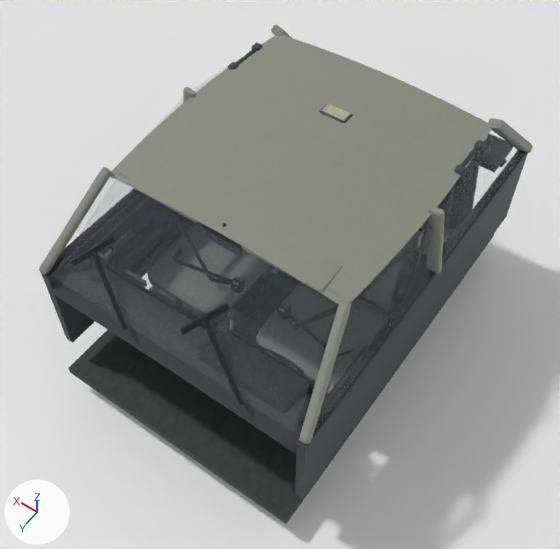
The Blender file art/temple/intro/santana_interior.blend, before and after one commit.
One viewpoint serves both versions: a camera (50 mm lens) standing at (-1.59, 2.37, 4.11) and looking at (-0.03, 0.18, 0.66). Every picture has the same lights, and +X, +Y and +Z are marked at lower left. The first picture is the older version.

Before the edit, the objects in view are built like this:
```python
me_held_wiper_pose_001 = bpy.data.meshes.new('Held wiper pose.001')
me_held_wiper_pose_001.from_pydata(...)  # 96 vertices, 24 faces; spans x -0.479..0.677, y 0.812..1.106, z 0.983..1.232
me_held_wiper_pose_001.materials.append(mat_santana_exterior)  # picture img_santana_exterior
me_sedan_interior = bpy.data.meshes.new('sedan_interior')
me_sedan_interior.from_pydata(...)  # 4715 vertices, 4086 faces; spans x -0.84..0.84, y -1.23..1.17, z 0.17..1.45
me_sedan_interior.materials.append(mat_santana_cabin)  # picture img_santana_cabin
me_six_glazing_planes_001 = bpy.data.meshes.new('Six glazing planes.001')
me_six_glazing_planes_001.from_pydata(...)  # 24 vertices, 6 faces; spans x -0.82..0.82, y -1.18..1.08, z 1.01..1.41
me_six_glazing_planes_001.materials.append(mat_preview___lightly_tinted_glass_001)  # greyish cyan #738489
me_studio_ground_001 = bpy.data.meshes.new('Studio ground.001')
me_studio_ground_001.from_pydata(...)  # 4 vertices, 1 face; spans x -200.0..200.0, y -200.0..200.0, z 0.0
me_studio_ground_001.materials.append(mat_studio_matte_001)  # white #e7e7e7
ob_glass___game_uses_animated_rain_shader_001 = bpy.data.objects.new('Glass / game uses animated rain shader.001', me_six_glazing_planes_001)
ob_glass___game_uses_animated_rain_shader_001.location = (0.0, 0.0, 0.0)
ob_sedan_interior_001 = bpy.data.objects.new('sedan_interior.001', me_sedan_interior)
ob_sedan_interior_001.location = (0.0, 0.0, 0.0)
ob_studio_ground___not_part_of_asset_001 = bpy.data.objects.new('Studio ground / not part of asset.001', me_studio_ground_001)
ob_studio_ground___not_part_of_asset_001.location = (0.0, 0.0, 0.0)
ob_wipers___preview_pose_only_001 = bpy.data.objects.new('Wipers / preview pose only.001', me_held_wiper_pose_001)
ob_wipers___preview_pose_only_001.location = (0.0, 0.0, 0.0)
```
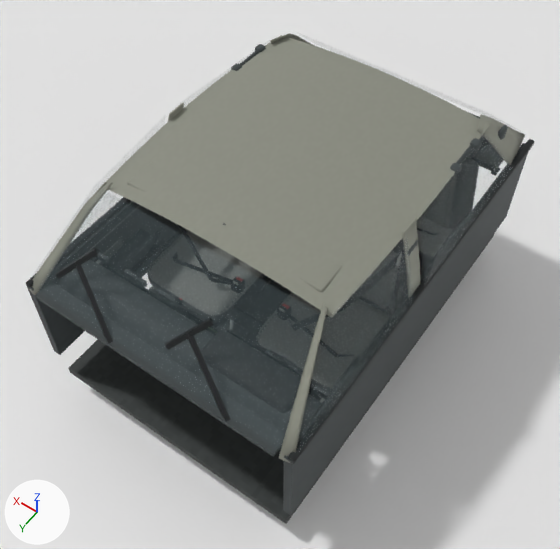
Changed parts and their boxes [x1, y1, x2, y2] in the pictures (560 x 549 px; the box of a moved part takes in the faces that stretch with it):
'sedan_interior.001', reshaped
    before: [39, 25, 533, 524]
    after: [26, 33, 534, 524]
'Glass / game uses animated rain shader.001', reshaped (12% taller)
    before: [52, 55, 524, 433]
    after: [30, 31, 521, 455]
'Wipers / preview pose only.001', moved, rescaled
    before: [71, 235, 244, 406]
    after: [56, 248, 230, 422]
part 1 of me_sedan_interior, added
    after: [106, 35, 490, 316]
part 2 of me_sedan_interior, moved or reshaped
    before: [306, 151, 527, 446]
    after: [288, 139, 534, 464]
part 3 of me_sedan_interior, moved or reshaped
    before: [45, 238, 77, 275]
    after: [26, 197, 131, 287]
part 4 of me_sedan_interior, added
    after: [35, 291, 285, 457]
part 5 of me_sedan_interior, rebuilt (12% taller)
    before: [299, 301, 351, 444]
    after: [279, 302, 328, 463]
part 6 of me_sedan_interior, rebuilt
    before: [271, 25, 292, 38]
    after: [270, 33, 315, 46]
part 7 of me_sedan_interior, rebuilt (7% wider, 42% taller)
    before: [488, 118, 533, 153]
    after: [477, 114, 525, 164]
part 8 of me_sedan_interior, rebuilt (16% wider)
    before: [39, 167, 112, 275]
    after: [28, 182, 113, 295]
part 9 of me_sedan_interior, rebuilt (mostly hidden)
    before: [76, 309, 94, 330]
    after: [81, 204, 175, 332]
part 10 of me_sedan_interior, added
    after: [402, 216, 420, 293]
part 11 of me_sedan_interior, added (mostly hidden)
    after: [168, 103, 184, 121]
part 12 of me_sedan_interior, built on
    before: [41, 35, 528, 499]
    after: [27, 50, 528, 514]

The change, as a list of edits to the scene's bpy script:
```text
Change me_sedan_interior:
    remove me_sedan_interior.from_pydata(...)  # 4715 vertices, 4086 faces; spans x -0.84..0.84, y -1.23..1.17, z 0.17..1.45
    add me_sedan_interior.from_pydata(...)  # 4755 vertices, 4132 faces; spans x -0.82..0.82, y -1.3..1.21, z 0.17..1.45
    me_sedan_interior part 1: the loose piece of 121 vertices spanning x -0.73..0.73, y -0.81..0.63, z 1.39..1.44 is copied, and the copy is scaled about its middle by (0.96, 1.05, 1.22), then moved by (0.0, 0.04, 0.0); it spans x -0.7..0.7, y -0.81..0.7, z 1.38..1.45
    me_sedan_interior part 2: the loose piece of 32 vertices spanning x -0.82..-0.78, y -1.16..1.09, z 0.98..1.02 is scaled about its middle by (1, 1.09, 1)
    me_sedan_interior part 3: the loose piece of 32 vertices spanning x 0.78..0.82, y -1.16..1.09, z 0.98..1.02 is scaled about its middle by (1, 1.09, 1)
    me_sedan_interior part 4: a new loose piece, a box spanning x -0.73..0.73, y 1.099..1.209, z 0.979..1.003, in mat_santana_cabin (picture img_santana_cabin)
    me_sedan_interior part 5: the loose piece of 32 vertices spanning x -0.83..-0.67, y 0.61..1.1, z 0.99..1.44 is rebuilt with 40 vertices and now spans x -0.82..-0.61, y 0.67..1.2, z 0.97..1.42
    me_sedan_interior part 6: the loose piece of 32 vertices spanning x 0.66..0.84, y -1.2..-0.79, z 0.99..1.43 is rebuilt with 40 vertices and now spans x 0.61..0.8, y -1.3..-0.68, z 0.99..1.43
    me_sedan_interior part 7: the loose piece of 32 vertices spanning x -0.84..-0.66, y -1.2..-0.79, z 0.99..1.43 is rebuilt with 40 vertices and now spans x -0.8..-0.61, y -1.3..-0.68, z 0.99..1.43
    me_sedan_interior part 8: the loose piece of 32 vertices spanning x 0.67..0.83, y 0.61..1.1, z 0.99..1.44 is rebuilt with 40 vertices and now spans x 0.61..0.82, y 0.67..1.2, z 0.97..1.42
    me_sedan_interior part 9: the loose piece of 4 vertices spanning x 0.76, y 0.02..1.0, z 0.4..0.97 is rebuilt with 4 vertices and now spans x 0.76, y 0.18..1.01, z 0.4..0.97
    me_sedan_interior part 10: a new loose piece of 32 vertices spanning x -0.8..-0.69, y 0.04..0.16, z 0.98..1.44, in mat_santana_cabin (picture img_santana_cabin)
    me_sedan_interior part 11: a new loose piece of 32 vertices spanning x 0.69..0.8, y 0.04..0.16, z 0.98..1.44, in mat_santana_cabin (picture img_santana_cabin)
    me_sedan_interior part 12: 44 vertices moved from x -0.81..0.81, y -1.16..1.09, z 0.39..1.41 to x -0.81..0.81, y -1.26..1.19, z 0.39..1.41; 297 vertices removed from x -0.84..0.84, y -0.82..0.63, z 0.71..1.44
    other edits to the shape of me_sedan_interior do not show in these pictures
Change me_six_glazing_planes_001:
    remove me_six_glazing_planes_001.from_pydata(...)  # 24 vertices, 6 faces; spans x -0.82..0.82, y -1.18..1.08, z 1.01..1.41
    add me_six_glazing_planes_001.from_pydata(...)  # 24 vertices, 6 faces; spans x -0.82..0.82, y -1.28..1.18, z 1.01..1.43
    me_six_glazing_planes_001 part 13: 24 of 24 vertices moved; they spanned x -0.82..0.82, y -1.18..1.08, z 1.01..1.41 and now span x -0.82..0.82, y -1.28..1.18, z 1.01..1.43; mean shift (0.0, 0.1, 0.01)
Change me_held_wiper_pose_001:
    remove me_held_wiper_pose_001.from_pydata(...)  # 96 vertices, 24 faces; spans x -0.479..0.677, y 0.812..1.106, z 0.983..1.232
    add me_held_wiper_pose_001.from_pydata(...)  # 96 vertices, 24 faces; spans x -0.479..0.676, y 0.924..1.206, z 0.983..1.247
    me_held_wiper_pose_001 part 14: the whole mesh is turned -3.2 degrees about the x axis through its middle, then moved by (0.0, 0.107, 0.008)
```
